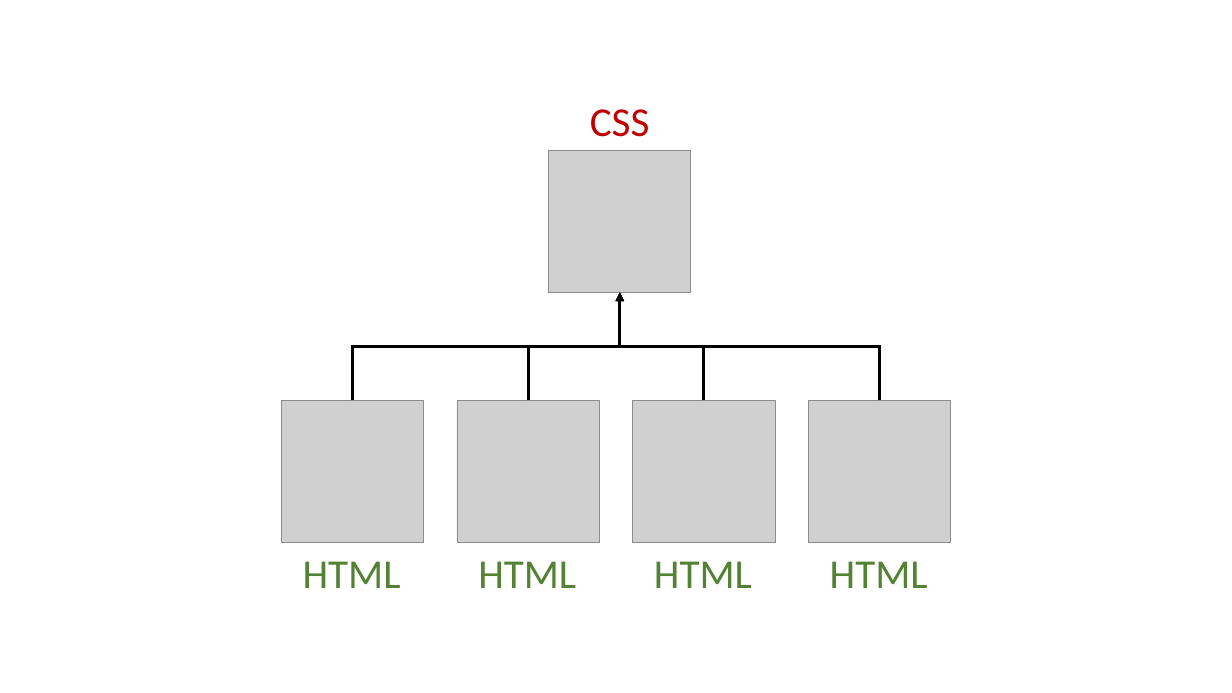
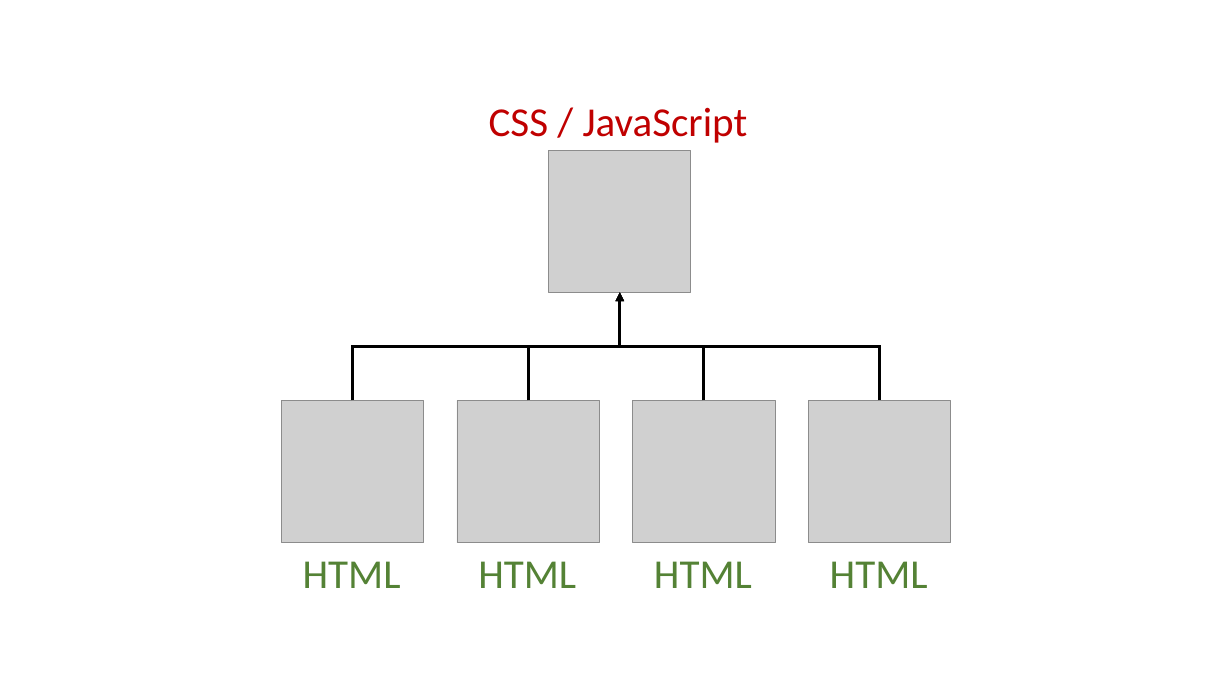
Before and after one commit to Nuevas-Tecnologias-FIUBA/Clase-HTML-CSS, a slide deck: slide 5 of Slides/Clase.pptx (slide 7 before the commit). Drawn at 1232x693 pixels with LibreOffice and Linux fonts; fonts in the diff are those of the drawing; grey boxes stand for pictures. Boxes give left, top, right and bottom in pixels: in the first picture for what was removed or moved away, otherwise in the second. Text is boxed around its words. In the diff, an @@ line names an element or a change of style, - is before the commit and + after.

```diff
--- a/Slides/Clase.pptx
+++ b/Slides/Clase.pptx
@@ text at bbox=[489, 107, 748, 143]: text changed @@
-CSS
+CSS / JavaScript
```
Also in this commit, not shown: 4 other slides changed, 2 slides removed.
